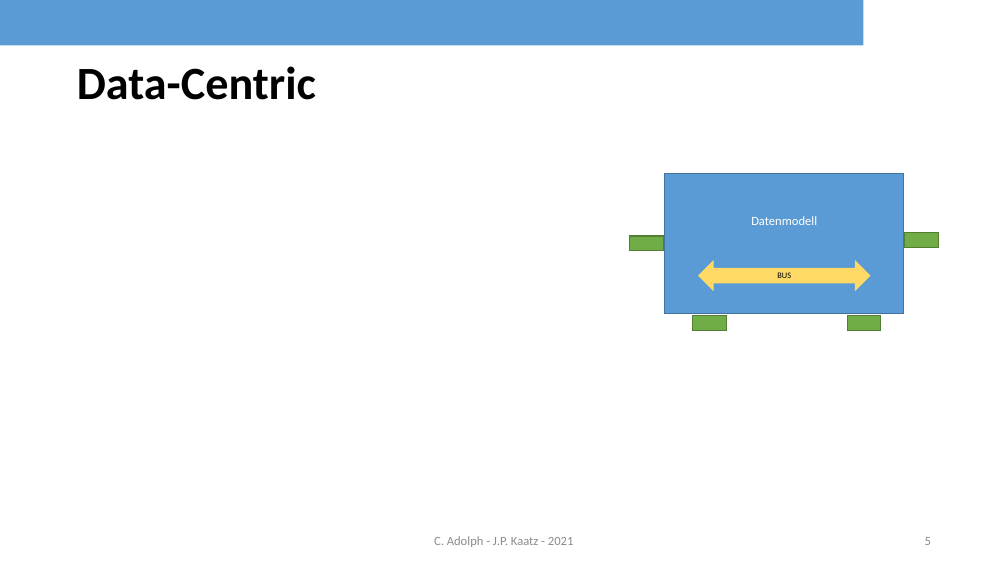
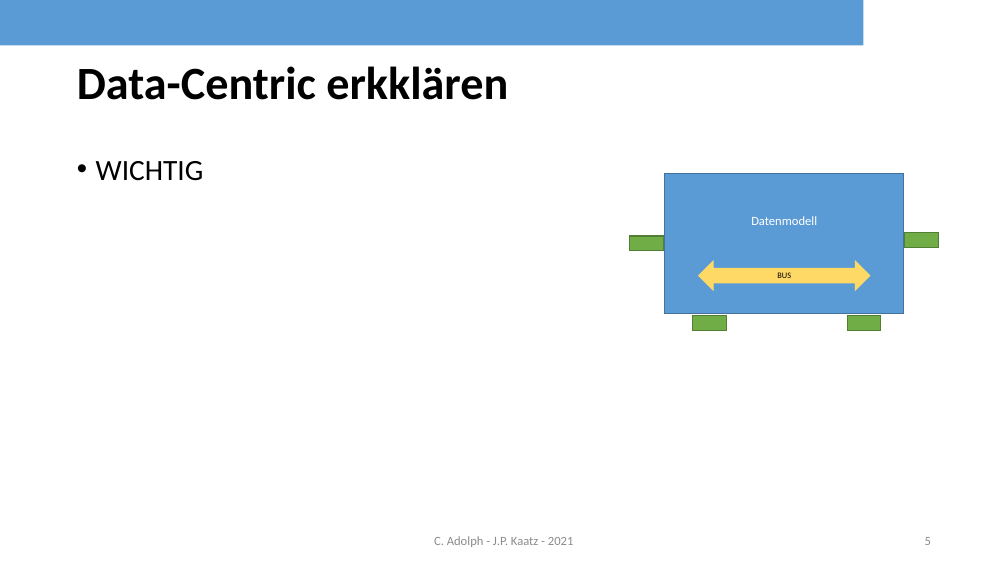
Before and after one commit to rocko/sisidm_sose2021, a slide deck: slide 5 of DDS_share.pptx. Drawn at 1008x567 pixels with LibreOffice and Linux fonts; fonts in the diff are those of the drawing; background and template pictures are left out. Boxes give left, top, right and bottom in pixels: in the first picture for what was removed or moved away, otherwise in the second. Text is boxed around its words. In the diff, an @@ line names an element or a change of style, - is before the commit and + after.

```diff
--- a/DDS_share.pptx
+++ b/DDS_share.pptx
@@ title at (77, 66, 508, 100): text changed @@
-Data-Centric
+Data-Centric erkklären
@@ text added at (96, 161, 204, 181), 28 pt, text #000000 @@
+• WICHTIG
```
Also in this commit, not shown: 6 other slides changed, 3 slides removed.
